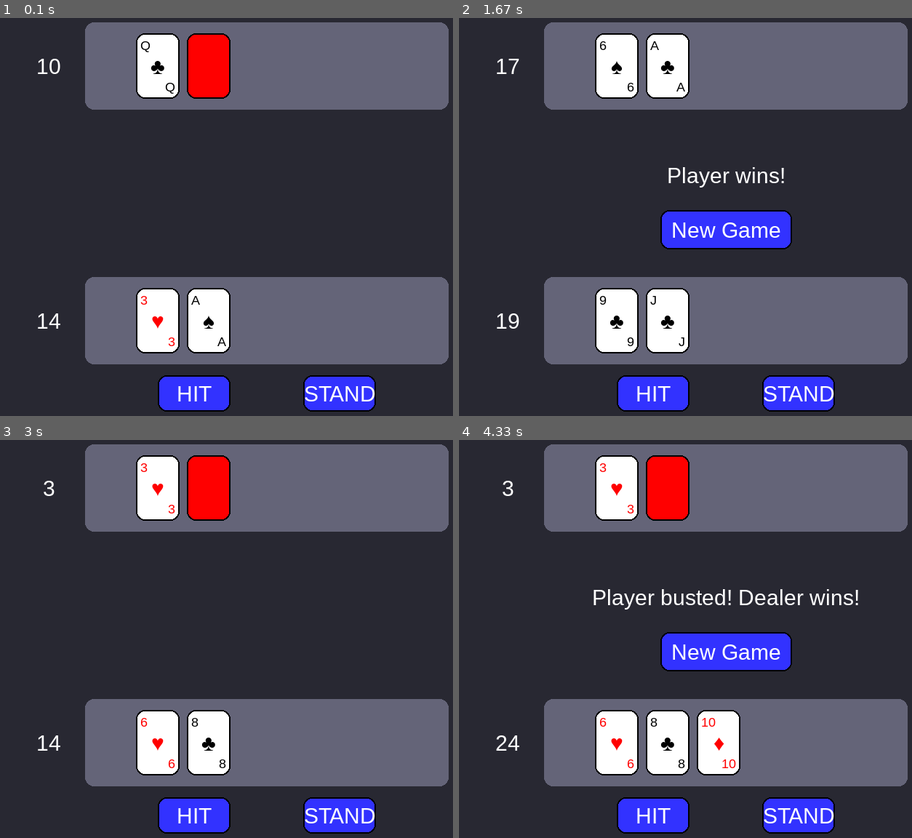
Above: before the commit, frames 1-4 (two rows, left to right).
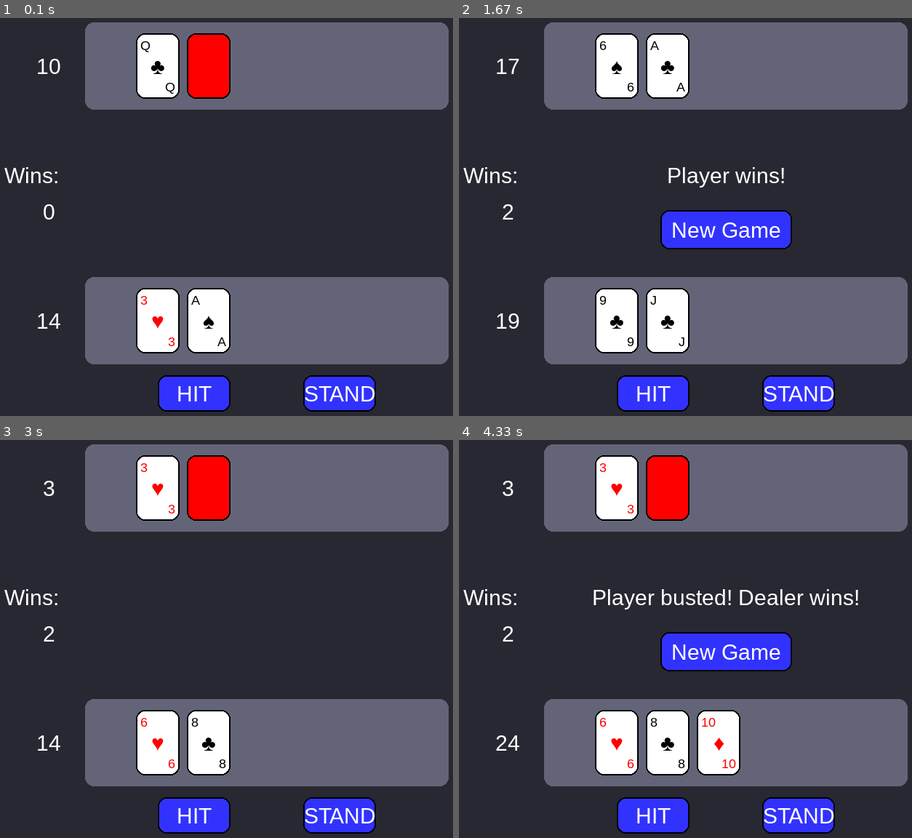
Above: after the commit, the same moments.

Repository: jeomarisaez/pygame-blackjack
Game: pygame game, started from main.py
The game is run twice, just before and just after one commit, with the same random seed, the same clock (stepped at 60 frames per second) and the same inputs.
Inputs (mouse positions are in pixels of both pictures, inside the frame that each line leads up to):
- Up to frame 1 (0.1 s): no input
- Up to frame 2 (1.67 s): click "STAND" at 0.38 s; click (730, 240) at 0.72 s; tap 2 at 1 s; click (outside the picture) at 1.38 s
- Up to frame 3 (3 s): click "New Game" at 2.72 s
- Up to frame 4 (4.33 s): tap 1 at 3 s; click (880, 595) at 3.38 s

The runs differ from the first frame. In frame 1, 0.2% of the frame differs, in the area x 0-13%, y 37-51%; in frame 2, 0.2%; in frame 3, 0.2%; in frame 4, 0.2%.

Commit message:
feat: add win counter

Diff:
--- a/core/game.py
+++ b/core/game.py
@@ -17,6 +17,7 @@
         self.current_player = None
         self.player_turn_active = False
         self.result_text = ""
+        self.winner = ""
 
     def start(self):
         self.set_up_game()
@@ -56,6 +57,8 @@
 
         if dealer.hand.get_value > 21:
             self.result_text = f"{dealer.name} busted! Player wins!"
+        elif self.check_win() == "Tie":
+            self.result_text = "Tie"
         else:
             self.result_text = f"{self.check_win()} wins!"
 
--- a/core/game_manager.py
+++ b/core/game_manager.py
@@ -4,6 +4,7 @@
 import sys
 import pygame
 
+# helper function for pyinstaller lone executable
 def resource_path(relative_path):
     try:
         base_path = sys._MEIPASS
@@ -30,6 +31,7 @@
         self.game = Game()
         self.game.start()
         self.game_ui = GameUI(self.screen)
+        self.win_counter = 0
 
         self.run()
 
@@ -42,6 +44,12 @@
             self.screen.fill(self.BACKGROUND)
 
             self.game_ui.draw(self.game)
+
+            if self.game.winner == self.game.player.name:
+                self.win_counter += 1
+                self.game.winner = "" # so that the counter does not count indefinitely
+
+            self.game_ui.textUI.draw_win_counter(self.win_counter, 100, 300)
 
             # # updates screen so that all blipped elements show
             pygame.display.flip()
--- a/ui/game_ui.py
+++ b/ui/game_ui.py
@@ -35,6 +35,7 @@
         self.buttonUI.draw_button("stand", "STAND", 500, 550)
         self.textUI.draw_counter(game.player.hand, 100, 450)
         self.textUI.draw_counter(game.dealer.hand, 100, 100)
+        self.textUI.draw_text("Wins: ")
 
         if game.game_over:
             self.buttonUI.draw_button("new_game", "New Game", 400, 325)
--- a/ui/text.py
+++ b/ui/text.py
@@ -3,6 +3,7 @@
 class TextUI:
     COUNTER_SIZE = (100, 50)
     BUST_SIZE = (100, 50)
+    TEXT_SIZE = (100, 50)
     WHITE = (255,255,255)
     BLACK = (0,0,0)
     BLUE = (50,50,255)
@@ -40,3 +41,21 @@
         text_surf = self.font.render(text, True, self.WHITE)
 
         self.screen.blit(text_surf, text_surf.get_rect(center=rect.center))
+
+    def draw_text(self, text):
+        screen_rect = self.screen.get_rect()
+
+        rect = pygame.Rect(0, 0, *self.TEXT_SIZE)
+        rect.center = (screen_rect.centerx * 0.2, screen_rect.centery - 50)
+
+        text_surf = self.font.render(text, True, self.WHITE)
+
+        self.screen.blit(text_surf, text_surf.get_rect(center=rect.center))
+
+    def draw_win_counter(self, score, x, y):
+        rect = pygame.Rect(0, 0, *self.COUNTER_SIZE)
+        rect.center = (x, y)
+
+        text_surf = self.font.render(str(score), True, self.WHITE)
+
+        self.screen.blit(text_surf, text_surf.get_rect(center=rect.center))
